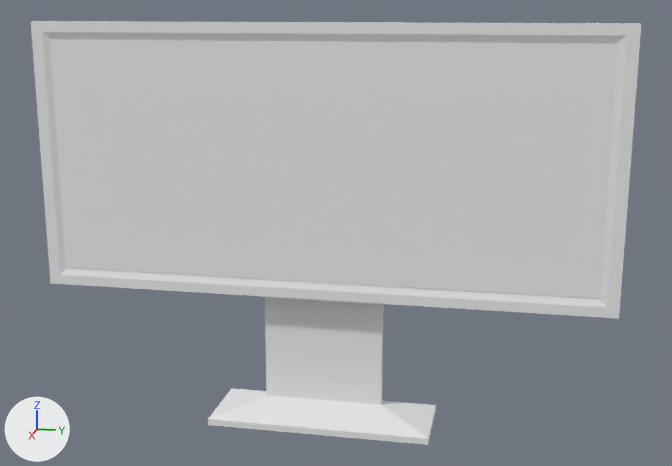
Renders of the OBJ model assets/models/monitor.obj from each side of a commit.
Before and after are seen from a 50 mm camera at (6.28, 1.38, 1.09) aimed at (0.15, 0.16, -0.44). Lighting does not change. The marker at lower left points along +X, +Y and +Z. Where no turn or scale is listed for an object, it has been applied to the vertices.

Objects in the first picture: 'Cube.001_Cube.002', 'Cube_Cube.001'.
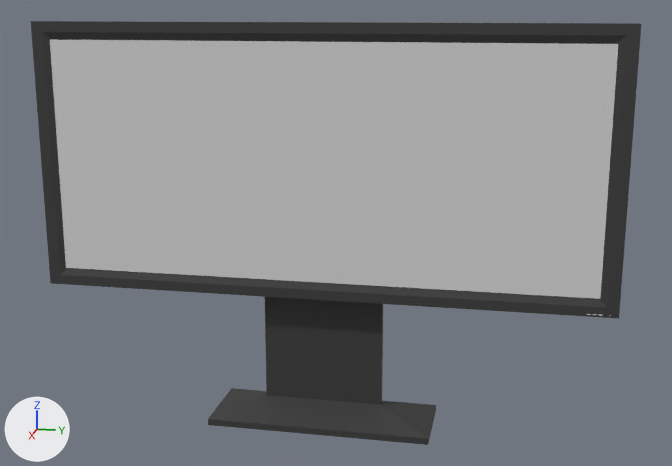
The change, as a list of edits to the scene's bpy script:
```text
Change mat_material_003:
    mat_material_003.base_color: (0.8, 0.8, 0.8) -> (0.64, 0.64, 0.64)  # white #e7e7e7 -> light grey #d1d1d1
Change mat_material_002:
    mat_material_002.base_color: (0.8, 0.8, 0.8) -> (0.0374, 0.0374, 0.0374)  # white #e7e7e7 -> black #363636
```

Boxes (x1, y1, x2, y2) around the edits, measured in the pictures (672 x 466 px):
'Cube.001_Cube.002', recoloured: (50, 40, 618, 299) in both
'Cube_Cube.001', recoloured (grey to black): (31, 21, 641, 445) in both
